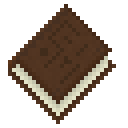
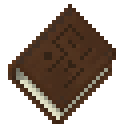
Layers edited between the first and the second (128, 128) image:
renamed "letters" to "Letters", painted on it over [40, 20, 92, 88]
painted on "Background" over [8, 4, 116, 124]
